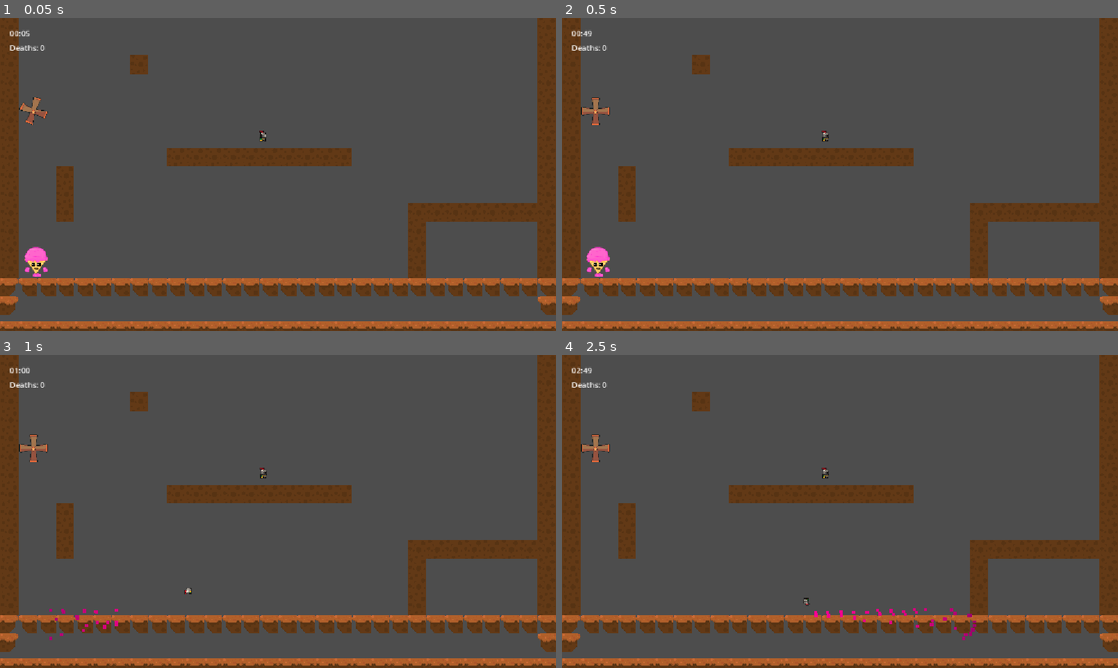
Above: before the commit, frames 1-4 (two rows, left to right).
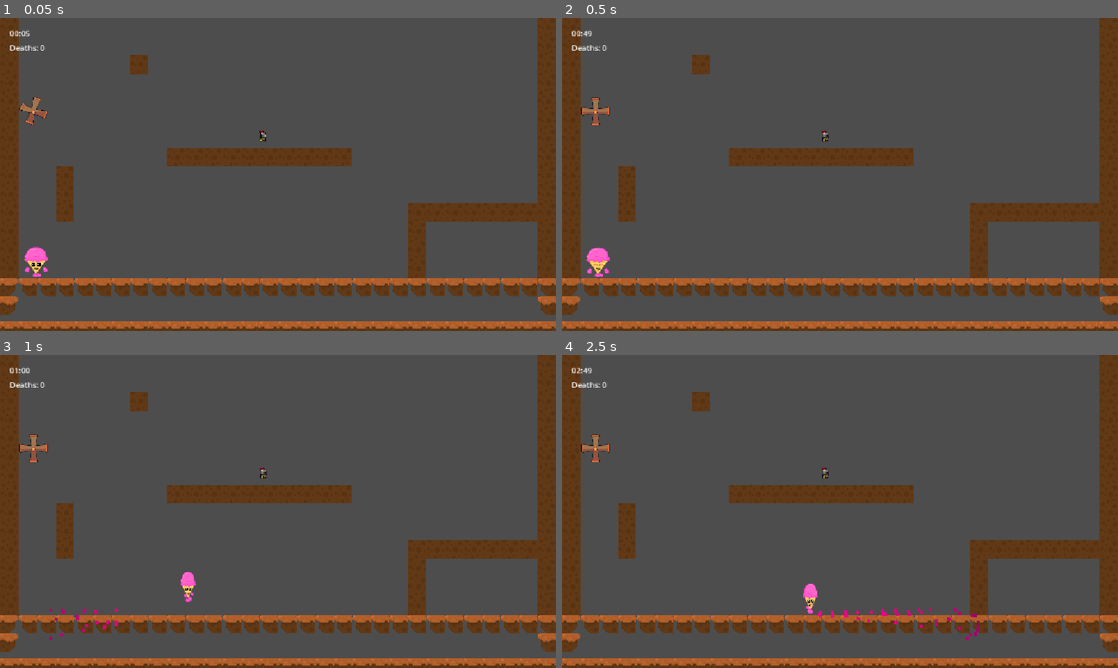
Above: after the commit, the same moments.

Repository: francoheredev/s.o.s--ice-cream
Game: Godot game, scene res://personaje/nivel de prueba/nivel_1.tscn
Two runs of this game, one before a commit and one after it. Both use one fixed random seed, a clock stepped at 60 frames per second and the inputs below.
Inputs:
- Up to frame 1 (0.05 s): no input
- Up to frame 2 (0.5 s): no input
- Up to frame 3 (1 s): hold Right (move_right) from 0.53 s (still down); hold Ctrl (run) from 0.53 s (still down); tap Space (jump) at 0.77 s
- Up to frame 4 (2.5 s): release Ctrl (run) at 1.28 s; tap Ctrl (run) at 1.35 s; tap Space (jump) at 1.52 s; release Right (move_right) at 2.03 s; hold Left (move_left) from 2.03 s (still down); hold Ctrl (run) from 2.03 s (still down)

Frame 1 is identical in both runs. In frame 2, less than 0.1% of the frame differs, in the area x 4-9%, y 73-82%; in frame 3, 0.2%; in frame 4, 0.6%, in the area x 43-76%, y 73-92%.

Commit message:
animaciones protagonista
animaciones agregadas de quieto y correr

Diff:
--- a/personaje/helado_f.gd
+++ b/personaje/helado_f.gd
@@ -50,12 +50,17 @@
 var wall_jump_lock_timer := 0.0
 
 # --------------------
+# DIRECCIÓN (NUEVO 🔥)
+# --------------------
+var last_dir := 1  # 1 = derecha, -1 = izquierda
+
+# --------------------
 # MUERTE
 # --------------------
 var dead := false
 
 @onready var anim = $AnimatedSprite2D
-@onready var run_particles = $RunParticles  # 🔥 NUEVO
+@onready var run_particles = $RunParticles
 
 
 func _physics_process(delta):
@@ -154,14 +159,13 @@
 		velocity.y *= jump_cut
 
 	# --------------------
-	# RUN PARTICLES 🔥
+	# RUN PARTICLES
 	# --------------------
 	var is_moving = abs(velocity.x) > 80
 
 	if on_floor and is_moving:
 		run_particles.emitting = true
 
-		# salen desde atrás del personaje
 		if velocity.x > 0:
 			run_particles.position.x = -6
 		else:
@@ -171,7 +175,13 @@
 
 	move_and_slide()
 	update_animations(input_dir)
-
+# --------------------
+# MUERTE
+# --------------------
+# --------------------
+# MUERTE
+# --------------------
+var dying := false
 
 # --------------------
 # MUERTE
@@ -200,8 +210,6 @@
 	await get_tree().create_timer(0.2).timeout
 
 	get_tree().reload_current_scene()
-
-
 # --------------------
 # ANIMACIONES
 # --------------------
@@ -209,10 +217,19 @@
 	var dir = Input.get_axis("move_left", "move_right")
 	var is_running = Input.is_action_pressed("run")
 
+	# 🔥 Guardar última dirección
+	if dir != 0:
+		last_dir = dir
+
+	# IDLE
 	if dir == 0:
-		play_anim("idle")
-		return
-
+		if last_dir > 0:
+			play_anim("idleder")
+		else:
+			play_anim("idleizq")
+		return
+
+	# CAMINAR
 	if not is_running:
 		if dir > 0:
 			play_anim("der")
@@ -220,6 +237,7 @@
 			play_anim("izq")
 		return
 
+	# CORRER
 	if dir > 0:
 		play_anim("der2")
 	else:
--- a/personaje/helado_f.tscn
+++ b/personaje/helado_f.tscn
@@ -3,8 +3,14 @@
 [ext_resource type="Script" uid="uid://beb5n1t4autmm" path="res://personaje/helado_f.gd" id="1_7qoda"]
 [ext_resource type="Texture2D" uid="uid://y6j2ex8onbc1" path="res://arte/knight.png" id="1_f7sk4"]
 [ext_resource type="PackedScene" uid="uid://bn0gjt05dclct" path="res://particulas/death_particles.tscn" id="2_0l4dv"]
+[ext_resource type="Texture2D" uid="uid://6oglj4104fc5" path="res://arte/heladocorriendoder (2).png" id="4_bjhb4"]
 [ext_resource type="PackedScene" uid="uid://dmnfvvb1qbd5g" path="res://particulas/particulascorrer.tscn" id="4_gf25q"]
 [ext_resource type="Texture2D" uid="uid://dp61ehqypeh8i" path="res://arte/heladopj.png" id="4_xub0u"]
+[ext_resource type="Texture2D" uid="uid://dwxp1isk1gbio" path="res://arte/heladoprotaidle2.png" id="5_ggajk"]
+[ext_resource type="Texture2D" uid="uid://b70m8q4f1g3om" path="res://arte/heladoprotaidle3.png" id="6_j1pek"]
+[ext_resource type="Texture2D" uid="uid://fjxxkelj654e" path="res://arte/heladoprotaidle4.png" id="7_bjhb4"]
+[ext_resource type="Texture2D" uid="uid://dcly3kewj8llq" path="res://arte/idleizq.png" id="8_j1pek"]
+[ext_resource type="Texture2D" uid="uid://dgs6isyruhy0y" path="res://arte/heladoizq.png" id="10_43vvt"]
 
 [sub_resource type="AtlasTexture" id="AtlasTexture_8jc6e"]
 atlas = ExtResource("1_f7sk4")
@@ -22,105 +28,237 @@
 atlas = ExtResource("1_f7sk4")
 region = Rect2(96, 224, 32, 32)
 
-[sub_resource type="AtlasTexture" id="AtlasTexture_80a3q"]
-atlas = ExtResource("1_f7sk4")
-region = Rect2(0, 64, 32, 32)
-
-[sub_resource type="AtlasTexture" id="AtlasTexture_h2x7k"]
-atlas = ExtResource("1_f7sk4")
-region = Rect2(32, 64, 32, 32)
-
-[sub_resource type="AtlasTexture" id="AtlasTexture_qslm3"]
-atlas = ExtResource("1_f7sk4")
-region = Rect2(64, 64, 32, 32)
-
-[sub_resource type="AtlasTexture" id="AtlasTexture_7xlyn"]
-atlas = ExtResource("1_f7sk4")
-region = Rect2(96, 64, 32, 32)
-
-[sub_resource type="AtlasTexture" id="AtlasTexture_dcbgs"]
-atlas = ExtResource("1_f7sk4")
-region = Rect2(128, 64, 32, 32)
-
-[sub_resource type="AtlasTexture" id="AtlasTexture_rlc5s"]
-atlas = ExtResource("1_f7sk4")
-region = Rect2(160, 64, 32, 32)
-
-[sub_resource type="AtlasTexture" id="AtlasTexture_tyfuj"]
-atlas = ExtResource("1_f7sk4")
-region = Rect2(192, 64, 32, 32)
-
-[sub_resource type="AtlasTexture" id="AtlasTexture_pf3yx"]
-atlas = ExtResource("1_f7sk4")
-region = Rect2(224, 64, 32, 32)
-
-[sub_resource type="AtlasTexture" id="AtlasTexture_u16iw"]
-atlas = ExtResource("1_f7sk4")
-region = Rect2(0, 96, 32, 32)
-
-[sub_resource type="AtlasTexture" id="AtlasTexture_w4f3m"]
-atlas = ExtResource("1_f7sk4")
-region = Rect2(32, 96, 32, 32)
-
-[sub_resource type="AtlasTexture" id="AtlasTexture_85a48"]
-atlas = ExtResource("1_f7sk4")
-region = Rect2(64, 96, 32, 32)
-
-[sub_resource type="AtlasTexture" id="AtlasTexture_r46nu"]
-atlas = ExtResource("1_f7sk4")
-region = Rect2(96, 96, 32, 32)
-
-[sub_resource type="AtlasTexture" id="AtlasTexture_hky3q"]
-atlas = ExtResource("1_f7sk4")
-region = Rect2(128, 96, 32, 32)
-
-[sub_resource type="AtlasTexture" id="AtlasTexture_t2mrl"]
-atlas = ExtResource("1_f7sk4")
-region = Rect2(160, 96, 32, 32)
-
-[sub_resource type="AtlasTexture" id="AtlasTexture_3prxt"]
-atlas = ExtResource("1_f7sk4")
-region = Rect2(192, 96, 32, 32)
-
-[sub_resource type="AtlasTexture" id="AtlasTexture_7pdid"]
-atlas = ExtResource("1_f7sk4")
-region = Rect2(224, 96, 32, 32)
-
-[sub_resource type="AtlasTexture" id="AtlasTexture_xub0u"]
-atlas = ExtResource("1_f7sk4")
-region = Rect2(96, 160, 32, 32)
-
-[sub_resource type="AtlasTexture" id="AtlasTexture_hhkyg"]
-atlas = ExtResource("1_f7sk4")
-region = Rect2(128, 160, 32, 32)
-
-[sub_resource type="AtlasTexture" id="AtlasTexture_f0d6j"]
-atlas = ExtResource("1_f7sk4")
-region = Rect2(160, 160, 32, 32)
-
-[sub_resource type="AtlasTexture" id="AtlasTexture_ggajk"]
-atlas = ExtResource("1_f7sk4")
-region = Rect2(192, 160, 32, 32)
+[sub_resource type="AtlasTexture" id="AtlasTexture_cawj3"]
+atlas = ExtResource("4_bjhb4")
+region = Rect2(94, 0, 31, 64)
+
+[sub_resource type="AtlasTexture" id="AtlasTexture_vrebh"]
+atlas = ExtResource("4_bjhb4")
+region = Rect2(125, 0, 31, 64)
+
+[sub_resource type="AtlasTexture" id="AtlasTexture_qhdvm"]
+atlas = ExtResource("4_bjhb4")
+region = Rect2(156, 0, 31, 64)
+
+[sub_resource type="AtlasTexture" id="AtlasTexture_70oum"]
+atlas = ExtResource("4_bjhb4")
+region = Rect2(187, 0, 31, 64)
+
+[sub_resource type="AtlasTexture" id="AtlasTexture_8j5pg"]
+atlas = ExtResource("4_bjhb4")
+region = Rect2(218, 0, 31, 64)
+
+[sub_resource type="AtlasTexture" id="AtlasTexture_ccruu"]
+atlas = ExtResource("4_bjhb4")
+region = Rect2(1, 64, 31, 64)
+
+[sub_resource type="AtlasTexture" id="AtlasTexture_pu141"]
+atlas = ExtResource("4_bjhb4")
+region = Rect2(32, 64, 31, 64)
+
+[sub_resource type="AtlasTexture" id="AtlasTexture_bb5md"]
+atlas = ExtResource("4_bjhb4")
+region = Rect2(63, 64, 31, 64)
+
+[sub_resource type="AtlasTexture" id="AtlasTexture_lr0fa"]
+atlas = ExtResource("4_bjhb4")
+region = Rect2(94, 64, 31, 64)
+
+[sub_resource type="AtlasTexture" id="AtlasTexture_13blu"]
+atlas = ExtResource("4_bjhb4")
+region = Rect2(125, 64, 31, 64)
+
+[sub_resource type="AtlasTexture" id="AtlasTexture_05ymg"]
+atlas = ExtResource("4_bjhb4")
+region = Rect2(156, 64, 31, 64)
+
+[sub_resource type="AtlasTexture" id="AtlasTexture_3vcdo"]
+atlas = ExtResource("4_bjhb4")
+region = Rect2(1, 0, 31, 64)
+
+[sub_resource type="AtlasTexture" id="AtlasTexture_bxe85"]
+atlas = ExtResource("4_bjhb4")
+region = Rect2(32, 0, 31, 64)
+
+[sub_resource type="AtlasTexture" id="AtlasTexture_yimds"]
+atlas = ExtResource("4_bjhb4")
+region = Rect2(63, 0, 31, 64)
+
+[sub_resource type="AtlasTexture" id="AtlasTexture_6nrgw"]
+atlas = ExtResource("4_bjhb4")
+region = Rect2(94, 0, 31, 64)
+
+[sub_resource type="AtlasTexture" id="AtlasTexture_ybd8x"]
+atlas = ExtResource("4_bjhb4")
+region = Rect2(125, 0, 31, 64)
+
+[sub_resource type="AtlasTexture" id="AtlasTexture_n7l11"]
+atlas = ExtResource("4_bjhb4")
+region = Rect2(156, 0, 31, 64)
+
+[sub_resource type="AtlasTexture" id="AtlasTexture_dnl6m"]
+atlas = ExtResource("4_bjhb4")
+region = Rect2(187, 0, 31, 64)
+
+[sub_resource type="AtlasTexture" id="AtlasTexture_edbso"]
+atlas = ExtResource("4_bjhb4")
+region = Rect2(218, 0, 31, 64)
+
+[sub_resource type="AtlasTexture" id="AtlasTexture_yvl6q"]
+atlas = ExtResource("4_bjhb4")
+region = Rect2(1, 64, 31, 64)
+
+[sub_resource type="AtlasTexture" id="AtlasTexture_pl1mi"]
+atlas = ExtResource("4_bjhb4")
+region = Rect2(32, 64, 31, 64)
+
+[sub_resource type="AtlasTexture" id="AtlasTexture_6didf"]
+atlas = ExtResource("4_bjhb4")
+region = Rect2(63, 64, 31, 64)
+
+[sub_resource type="AtlasTexture" id="AtlasTexture_7emrc"]
+atlas = ExtResource("4_bjhb4")
+region = Rect2(94, 64, 31, 64)
+
+[sub_resource type="AtlasTexture" id="AtlasTexture_bnh4p"]
+atlas = ExtResource("4_bjhb4")
+region = Rect2(125, 64, 31, 64)
+
+[sub_resource type="AtlasTexture" id="AtlasTexture_kx8ys"]
+atlas = ExtResource("4_bjhb4")
+region = Rect2(156, 64, 31, 64)
 
 [sub_resource type="AtlasTexture" id="AtlasTexture_bjhb4"]
 atlas = ExtResource("4_xub0u")
 region = Rect2(0, 0, 49, 62)
 
+[sub_resource type="AtlasTexture" id="AtlasTexture_43vvt"]
+atlas = ExtResource("5_ggajk")
+region = Rect2(0, 0, 49, 62)
+
+[sub_resource type="AtlasTexture" id="AtlasTexture_7xp0f"]
+atlas = ExtResource("6_j1pek")
+region = Rect2(0, 0, 49, 62)
+
+[sub_resource type="AtlasTexture" id="AtlasTexture_15xhv"]
+atlas = ExtResource("7_bjhb4")
+region = Rect2(0, 0, 49, 62)
+
+[sub_resource type="AtlasTexture" id="AtlasTexture_a3osy"]
+atlas = ExtResource("8_j1pek")
+region = Rect2(0, 0, 49, 64)
+
+[sub_resource type="AtlasTexture" id="AtlasTexture_4v77d"]
+atlas = ExtResource("8_j1pek")
+region = Rect2(49, 0, 49, 64)
+
+[sub_resource type="AtlasTexture" id="AtlasTexture_jqrms"]
+atlas = ExtResource("8_j1pek")
+region = Rect2(98, 0, 49, 64)
+
+[sub_resource type="AtlasTexture" id="AtlasTexture_2lwga"]
+atlas = ExtResource("8_j1pek")
+region = Rect2(147, 0, 49, 64)
+
 [sub_resource type="AtlasTexture" id="AtlasTexture_56yco"]
-atlas = ExtResource("1_f7sk4")
-region = Rect2(96, 160, 32, 32)
+atlas = ExtResource("10_43vvt")
+region = Rect2(94, 0, 31, 64)
 
 [sub_resource type="AtlasTexture" id="AtlasTexture_dpopb"]
-atlas = ExtResource("1_f7sk4")
-region = Rect2(128, 160, 32, 32)
+atlas = ExtResource("10_43vvt")
+region = Rect2(125, 0, 31, 64)
 
 [sub_resource type="AtlasTexture" id="AtlasTexture_k626l"]
-atlas = ExtResource("1_f7sk4")
-region = Rect2(160, 160, 32, 32)
+atlas = ExtResource("10_43vvt")
+region = Rect2(156, 0, 31, 64)
 
 [sub_resource type="AtlasTexture" id="AtlasTexture_cvcj1"]
-atlas = ExtResource("1_f7sk4")
-region = Rect2(192, 160, 32, 32)
+atlas = ExtResource("10_43vvt")
+region = Rect2(187, 0, 31, 64)
+
+[sub_resource type="AtlasTexture" id="AtlasTexture_dsvmx"]
+atlas = ExtResource("10_43vvt")
+region = Rect2(218, 0, 31, 64)
+
+[sub_resource type="AtlasTexture" id="AtlasTexture_nmrmp"]
+atlas = ExtResource("10_43vvt")
+region = Rect2(1, 64, 31, 64)
+
+[sub_resource type="AtlasTexture" id="AtlasTexture_indvw"]
+atlas = ExtResource("10_43vvt")
+region = Rect2(32, 64, 31, 64)
+
+[sub_resource type="AtlasTexture" id="AtlasTexture_og3yk"]
+atlas = ExtResource("10_43vvt")
+region = Rect2(63, 64, 31, 64)
+
+[sub_resource type="AtlasTexture" id="AtlasTexture_g02u2"]
+atlas = ExtResource("10_43vvt")
+region = Rect2(94, 64, 31, 64)
+
+[sub_resource type="AtlasTexture" id="AtlasTexture_ylt8v"]
+atlas = ExtResource("10_43vvt")
+region = Rect2(125, 64, 31, 64)
+
+[sub_resource type="AtlasTexture" id="AtlasTexture_i8sy2"]
+atlas = ExtResource("10_43vvt")
+region = Rect2(156, 64, 31, 64)
+
+[sub_resource type="AtlasTexture" id="AtlasTexture_rknrq"]
+atlas = ExtResource("10_43vvt")
+region = Rect2(1, 0, 31, 64)
+
+[sub_resource type="AtlasTexture" id="AtlasTexture_agk66"]
+atlas = ExtResource("10_43vvt")
+region = Rect2(32, 0, 31, 64)
+
+[sub_resource type="AtlasTexture" id="AtlasTexture_qiox3"]
+atlas = ExtResource("10_43vvt")
+region = Rect2(63, 0, 31, 64)
+
+[sub_resource type="AtlasTexture" id="AtlasTexture_a34io"]
+atlas = ExtResource("10_43vvt")
+region = Rect2(94, 0, 31, 64)
+
+[sub_resource type="AtlasTexture" id="AtlasTexture_pj0pb"]
+atlas = ExtResource("10_43vvt")
+region = Rect2(125, 0, 31, 64)
+
+[sub_resource type="AtlasTexture" id="AtlasTexture_rbvrn"]
+atlas = ExtResource("10_43vvt")
+region = Rect2(156, 0, 31, 64)
+
+[sub_resource type="AtlasTexture" id="AtlasTexture_tpctc"]
+atlas = ExtResource("10_43vvt")
+region = Rect2(187, 0, 31, 64)
+
+[sub_resource type="AtlasTexture" id="AtlasTexture_phfsc"]
+atlas = ExtResource("10_43vvt")
+region = Rect2(218, 0, 31, 64)
+
+[sub_resource type="AtlasTexture" id="AtlasTexture_3rk3i"]
+atlas = ExtResource("10_43vvt")
+region = Rect2(1, 64, 31, 64)
+
+[sub_resource type="AtlasTexture" id="AtlasTexture_srdei"]
+atlas = ExtResource("10_43vvt")
+region = Rect2(32, 64, 31, 64)
+
+[sub_resource type="AtlasTexture" id="AtlasTexture_4kie0"]
+atlas = ExtResource("10_43vvt")
+region = Rect2(63, 64, 31, 64)
+
+[sub_resource type="AtlasTexture" id="AtlasTexture_1ybbh"]
+atlas = ExtResource("10_43vvt")
+region = Rect2(94, 64, 31, 64)
+
+[sub_resource type="AtlasTexture" id="AtlasTexture_aega3"]
+atlas = ExtResource("10_43vvt")
+region = Rect2(125, 64, 31, 64)
+
+[sub_resource type="AtlasTexture" id="AtlasTexture_4808s"]
+atlas = ExtResource("10_43vvt")
+region = Rect2(156, 64, 31, 64)
 
 [sub_resource type="SpriteFrames" id="SpriteFrames_x1cl1"]
 animations = [{
@@ -143,52 +281,37 @@
 }, {
 "frames": [{
 "duration": 1.0,
-"texture": SubResource("AtlasTexture_80a3q")
-}, {
-"duration": 1.0,
-"texture": SubResource("AtlasTexture_h2x7k")
-}, {
-"duration": 1.0,
-"texture": SubResource("AtlasTexture_qslm3")
-}, {
-"duration": 1.0,
-"texture": SubResource("AtlasTexture_7xlyn")
-}, {
-"duration": 1.0,
-"texture": SubResource("AtlasTexture_dcbgs")
-}, {
-"duration": 1.0,
-"texture": SubResource("AtlasTexture_rlc5s")
-}, {
-"duration": 1.0,
-"texture": SubResource("AtlasTexture_tyfuj")
-}, {
-"duration": 1.0,
-"texture": SubResource("AtlasTexture_pf3yx")
-}, {
-"duration": 1.0,
-"texture": SubResource("AtlasTexture_u16iw")
-}, {
-"duration": 1.0,
-"texture": SubResource("AtlasTexture_w4f3m")
-}, {
-"duration": 1.0,
-"texture": SubResource("AtlasTexture_85a48")
-}, {
-"duration": 1.0,
-"texture": SubResource("AtlasTexture_r46nu")
-}, {
-"duration": 1.0,
-"texture": SubResource("AtlasTexture_hky3q")
-}, {
-"duration": 1.0,
-"texture": SubResource("AtlasTexture_t2mrl")
-}, {
-"duration": 1.0,
-"texture": SubResource("AtlasTexture_3prxt")
-}, {
-"duration": 1.0,
-"texture": SubResource("AtlasTexture_7pdid")
+"texture": SubResource("AtlasTexture_cawj3")
+}, {
+"duration": 1.0,
+"texture": SubResource("AtlasTexture_vrebh")
+}, {
+"duration": 1.0,
+"texture": SubResource("AtlasTexture_qhdvm")
+}, {
+"duration": 1.0,
+"texture": SubResource("AtlasTexture_70oum")
+}, {
+"duration": 1.0,
+"texture": SubResource("AtlasTexture_8j5pg")
+}, {
+"duration": 1.0,
+"texture": SubResource("AtlasTexture_ccruu")
+}, {
+"duration": 1.0,
+"texture": SubResource("AtlasTexture_pu141")
+}, {
+"duration": 1.0,
+"texture": SubResource("AtlasTexture_bb5md")
+}, {
+"duration": 1.0,
+"texture": SubResource("AtlasTexture_lr0fa")
+}, {
+"duration": 1.0,
+"texture": SubResource("AtlasTexture_13blu")
+}, {
+"duration": 1.0,
+"texture": SubResource("AtlasTexture_05ymg")
 }],
 "loop": true,
 "name": &"der",
@@ -196,77 +319,118 @@
 }, {
 "frames": [{
 "duration": 1.0,
-"texture": SubResource("AtlasTexture_xub0u")
-}, {
-"duration": 1.0,
-"texture": SubResource("AtlasTexture_hhkyg")
-}, {
-"duration": 1.0,
-"texture": SubResource("AtlasTexture_f0d6j")
-}, {
-"duration": 1.0,
-"texture": SubResource("AtlasTexture_ggajk")
+"texture": SubResource("AtlasTexture_3vcdo")
+}, {
+"duration": 1.0,
+"texture": SubResource("AtlasTexture_bxe85")
+}, {
+"duration": 1.0,
+"texture": SubResource("AtlasTexture_yimds")
+}, {
+"duration": 1.0,
+"texture": SubResource("AtlasTexture_6nrgw")
+}, {
+"duration": 1.0,
+"texture": SubResource("AtlasTexture_ybd8x")
+}, {
+"duration": 1.0,
+"texture": SubResource("AtlasTexture_n7l11")
+}, {
+"duration": 1.0,
+"texture": SubResource("AtlasTexture_dnl6m")
+}, {
+"duration": 1.0,
+"texture": SubResource("AtlasTexture_edbso")
+}, {
+"duration": 1.0,
+"texture": SubResource("AtlasTexture_yvl6q")
+}, {
+"duration": 1.0,
+"texture": SubResource("AtlasTexture_pl1mi")
+}, {
+"duration": 1.0,
+"texture": SubResource("AtlasTexture_6didf")
+}, {
+"duration": 1.0,
+"texture": SubResource("AtlasTexture_7emrc")
+}, {
+"duration": 1.0,
+"texture": SubResource("AtlasTexture_bnh4p")
+}, {
+"duration": 1.0,
+"texture": SubResource("AtlasTexture_kx8ys")
 }],
 "loop": true,
 "name": &"der2",
+"speed": 60.0
+}, {
+"frames": [{
+"duration": 1.0,
+"texture": SubResource("AtlasTexture_bjhb4")
+}, {
+"duration": 1.0,
+"texture": SubResource("AtlasTexture_43vvt")
+}, {
+"duration": 1.0,
+"texture": SubResource("AtlasTexture_7xp0f")
+}, {
+"duration": 1.0,
+"texture": SubResource("AtlasTexture_15xhv")
+}],
+"loop": true,
+"name": &"idleder",
 "speed": 5.0
 }, {
 "frames": [{
 "duration": 1.0,
-"texture": SubResource("AtlasTexture_bjhb4")
-}],
-"loop": true,
-"name": &"idle",
+"texture": SubResource("AtlasTexture_a3osy")
+}, {
+"duration": 1.0,
+"texture": SubResource("AtlasTexture_4v77d")
+}, {
+"duration": 1.0,
+"texture": SubResource("AtlasTexture_jqrms")
+}, {
+"duration": 1.0,
+"texture": SubResource("AtlasTexture_2lwga")
+}],
+"loop": true,
+"name": &"idleizq",
 "speed": 5.0
 }, {
 "frames": [{
 "duration": 1.0,
-"texture": SubResource("AtlasTexture_80a3q")
-}, {
-"duration": 1.0,
-"texture": SubResource("AtlasTexture_h2x7k")
-}, {
-"duration": 1.0,
-"texture": SubResource("AtlasTexture_qslm3")
-}, {
-"duration": 1.0,
-"texture": SubResource("AtlasTexture_7xlyn")
-}, {
-"duration": 1.0,
-"texture": SubResource("AtlasTexture_dcbgs")
-}, {
-"duration": 1.0,
-"texture": SubResource("AtlasTexture_rlc5s")
-}, {
-"duration": 1.0,
-"texture": SubResource("AtlasTexture_tyfuj")
-}, {
-"duration": 1.0,
-"texture": SubResource("AtlasTexture_pf3yx")
-}, {
-"duration": 1.0,
-"texture": SubResource("AtlasTexture_u16iw")
-}, {
-"duration": 1.0,
-"texture": SubResource("AtlasTexture_w4f3m")
-}, {
-"duration": 1.0,
-"texture": SubResource("AtlasTexture_85a48")
-}, {
-"duration": 1.0,
-"texture": SubResource("AtlasTexture_r46nu")
-}, {
-"duration": 1.0,
-"texture": SubResource("AtlasTexture_hky3q")
-}, {
-"duration": 1.0,
-"texture": SubResource("AtlasTexture_t2mrl")
-}, {
-"duration": 1.0,
-"texture": SubResource("AtlasTexture_3prxt")
-}, {
-"duration": 1.0,
-"texture": SubResource("AtlasTexture_7pdid")
+"texture": SubResource("AtlasTexture_56yco")
+}, {
+"duration": 1.0,
+"texture": SubResource("AtlasTexture_dpopb")
+}, {
+"duration": 1.0,
+"texture": SubResource("AtlasTexture_k626l")
+}, {
+"duration": 1.0,
+"texture": SubResource("AtlasTexture_cvcj1")
+}, {
+"duration": 1.0,
+"texture": SubResource("AtlasTexture_dsvmx")
+}, {
+"duration": 1.0,
+"texture": SubResource("AtlasTexture_nmrmp")
+}, {
+"duration": 1.0,
+"texture": SubResource("AtlasTexture_indvw")
+}, {
+"duration": 1.0,
+"texture": SubResource("AtlasTexture_og3yk")
+}, {
+"duration": 1.0,
+"texture": SubResource("AtlasTexture_g02u2")
+}, {
+"duration": 1.0,
+"texture": SubResource("AtlasTexture_ylt8v")
+}, {
+"duration": 1.0,
+"texture": SubResource("AtlasTexture_i8sy2")
 }],
 "loop": true,
 "name": &"izq",
@@ -274,24 +438,54 @@
 }, {
 "frames": [{
 "duration": 1.0,
-"texture": SubResource("AtlasTexture_56yco")
-}, {
-"duration": 1.0,
-"texture": SubResource("AtlasTexture_dpopb")
-}, {
-"duration": 1.0,
-"texture": SubResource("AtlasTexture_k626l")
-}, {
-"duration": 1.0,
-"texture": SubResource("AtlasTexture_cvcj1")
+"texture": SubResource("AtlasTexture_rknrq")
+}, {
+"duration": 1.0,
+"texture": SubResource("AtlasTexture_agk66")
+}, {
+"duration": 1.0,
+"texture": SubResource("AtlasTexture_qiox3")
+}, {
+"duration": 1.0,
+"texture": SubResource("AtlasTexture_a34io")
+}, {
+"duration": 1.0,
+"texture": SubResource("AtlasTexture_pj0pb")
+}, {
+"duration": 1.0,
+"texture": SubResource("AtlasTexture_rbvrn")
+}, {
+"duration": 1.0,
+"texture": SubResource("AtlasTexture_tpctc")
+}, {
+"duration": 1.0,
+"texture": SubResource("AtlasTexture_phfsc")
+}, {
+"duration": 1.0,
+"texture": SubResource("AtlasTexture_3rk3i")
+}, {
+"duration": 1.0,
+"texture": SubResource("AtlasTexture_srdei")
+}, {
+"duration": 1.0,
+"texture": SubResource("AtlasTexture_4kie0")
+}, {
+"duration": 1.0,
+"texture": SubResource("AtlasTexture_1ybbh")
+}, {
+"duration": 1.0,
+"texture": SubResource("AtlasTexture_aega3")
+}, {
+"duration": 1.0,
+"texture": SubResource("AtlasTexture_4808s")
 }],
 "loop": true,
 "name": &"izq2",
-"speed": 4.0
+"speed": 60.0
 }]
 
 [sub_resource type="CapsuleShape2D" id="CapsuleShape2D_xub0u"]
-radius = 24.0
+radius = 15.0
 height = 64.0
 
 [node name="HeladoF" type="CharacterBody2D" unique_id=1008702425 groups=["player"]]
@@ -300,7 +494,8 @@
 
 [node name="AnimatedSprite2D" type="AnimatedSprite2D" parent="." unique_id=786968593]
 sprite_frames = SubResource("SpriteFrames_x1cl1")
-animation = &"idle"
+animation = &"der"
+autoplay = "idleder"
 
 [node name="CollisionShape2D" type="CollisionShape2D" parent="." unique_id=189343663]
 shape = SubResource("CapsuleShape2D_xub0u")
Binary file added: arte/heladocorriendoder (2).png
Not shown, added: arte/heladocorriendoder (2).png.import
Binary file added: arte/heladocorriendoder.png
Not shown, added: arte/heladocorriendoder.png.import
Binary file added: arte/heladoizq.png
Not shown, added: arte/heladoizq.png.import
Binary file added: arte/heladoprotaidle2.png
Not shown, added: arte/heladoprotaidle2.png.import
Binary file added: arte/heladoprotaidle3.png
Not shown, added: arte/heladoprotaidle3.png.import
Binary file added: arte/heladoprotaidle4.png
Not shown, added: arte/heladoprotaidle4.png.import
(and 2 more such lines)
